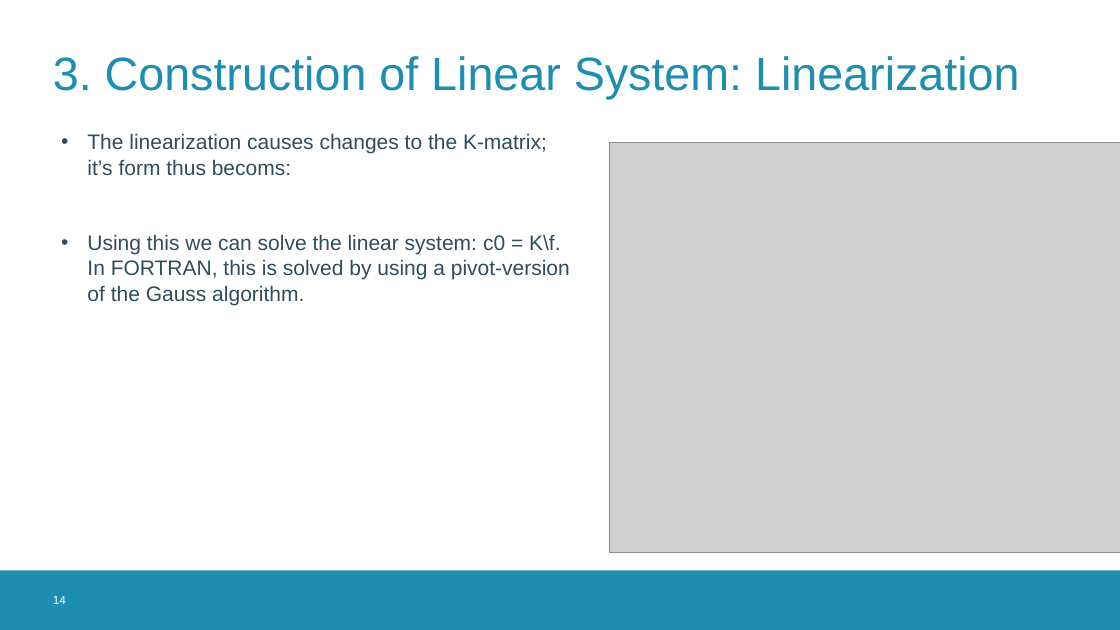
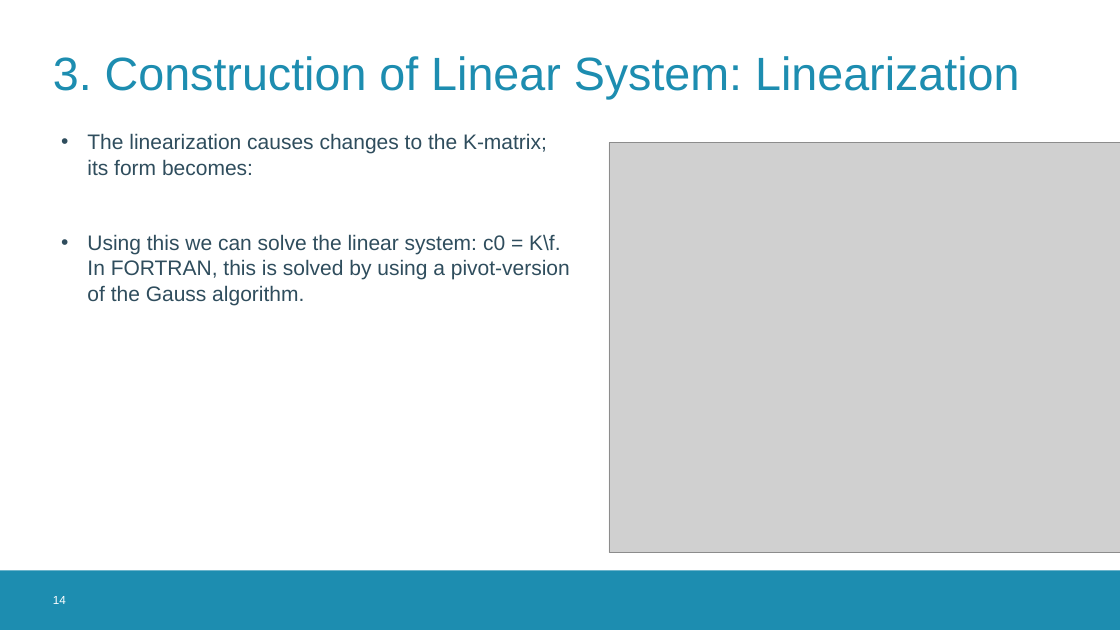
Before and after one commit to MichielDeKoninck/ThePearProject, a slide deck: slide 14 of PearProjectPresentation.pptx. Drawn at 1120x630 pixels with LibreOffice and Linux fonts; fonts in the diff are those of the drawing; grey boxes stand for pictures; background and template pictures are left out. Boxes give left, top, right and bottom in pixels: in the first picture for what was removed or moved away, otherwise in the second. Text is boxed around its words. In the diff, an @@ line names an element or a change of style, - is before the commit and + after.

```diff
--- a/PearProjectPresentation.pptx
+++ b/PearProjectPresentation.pptx
@@ text at (87,133,547,175): text changed @@
-• The linearization causes changes to the K-matrix; it’s form thus becoms:
+• The linearization causes changes to the K-matrix; its form becomes:
```
Also in this commit, not shown: 6 other slides changed, 1 other file.
